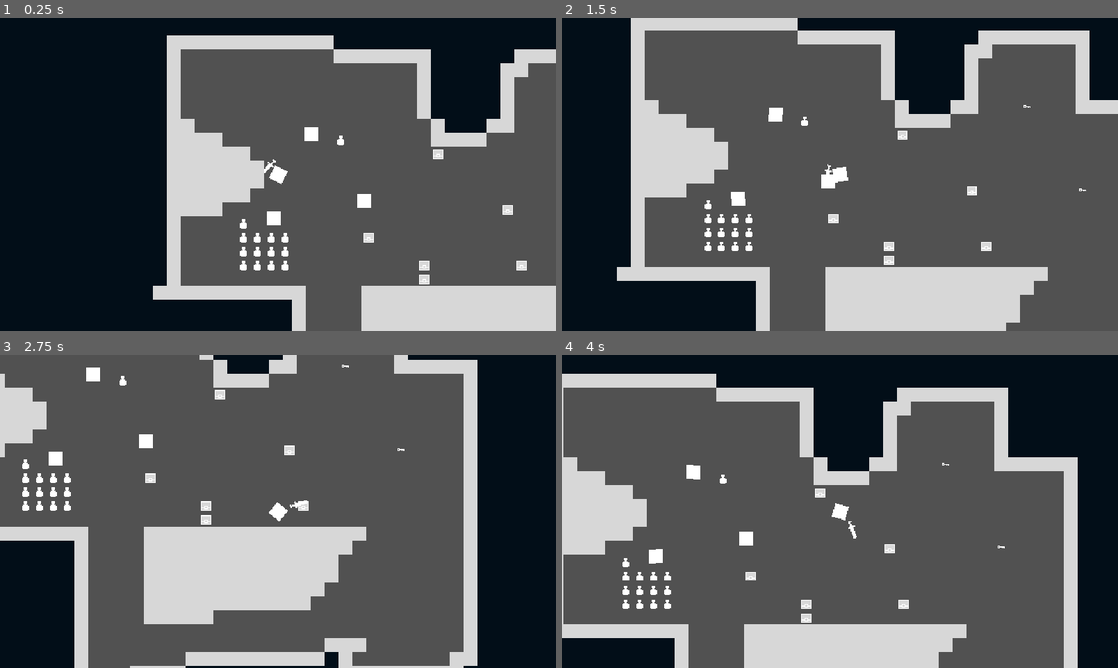
Above: before the commit, frames 1-4 (two rows, left to right).
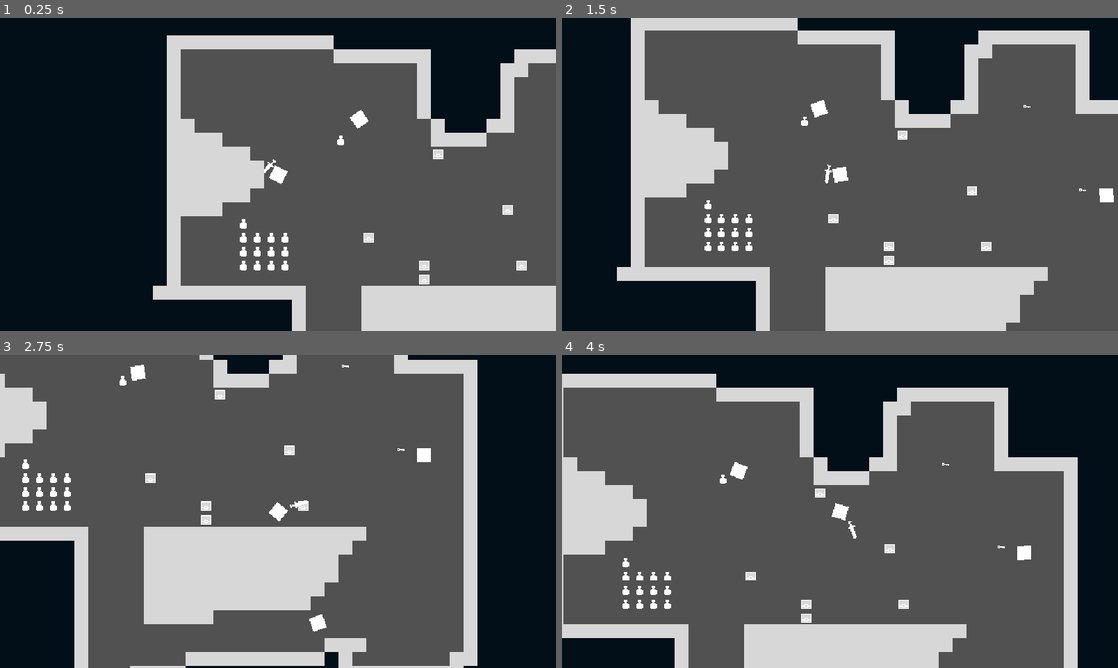
Above: after the commit, the same moments.

Repository: zMenta/Cubesh
Game: Godot game, scene res://main/main.tscn
Two runs of this game, one before a commit and one after it. Both use one fixed random seed, a clock stepped at 60 frames per second and the inputs below.
Inputs (mouse positions are in pixels of both pictures, inside the frame that each line leads up to):
- Up to frame 1 (0.25 s): no input
- Up to frame 2 (1.5 s): move the mouse to (962, 158) at 0.52 s; hold D (right) 0.53-1.28 s; click (962, 158) at 0.6 s; move the mouse to (728, 190) at 1.27 s; hold S (down) from 1.28 s (still down); click (728, 190) at 1.35 s
- Up to frame 3 (2.75 s): move the mouse to (333, 442) at 2.02 s; release S (down) at 2.03 s; hold D (right) from 2.03 s (still down); tap Space (dodge) at 2.1 s; click (333, 442) at 2.3 s
- Up to frame 4 (4 s): move the mouse to (812, 574) at 2.77 s; release D (right) at 2.78 s; hold W (up) 2.78-3.53 s; click (812, 574) at 2.85 s; move the mouse to (1006, 558) at 3.52 s; hold A (left) from 3.53 s (still down); click (1006, 558) at 3.6 s

The runs differ from the first frame. In frame 1, 0.4% of the frame differs, in the area x 48-67%, y 29-67%; in frame 2, 0.5%; in frame 3, 0.7%, in the area x 8-78%, y 3-89%; in frame 4, 0.6%.

Commit message:
basic slime movement and attack pattern

Diff:
--- a/common/blood/blood.tscn
+++ b/common/blood/blood.tscn
@@ -10,5 +10,5 @@
 texture_filter = 1
 texture = ExtResource("1_db00g")
 region_enabled = true
-region_rect = Rect2(16, 64, 16, 16)
+region_rect = Rect2(64, 64, 16, 16)
 script = ExtResource("2_nkase")
--- a/enemies/enemy.gd
+++ b/enemies/enemy.gd
@@ -1,10 +1,25 @@
 extends CharacterBody2D
 
-var blood: PackedScene
+@onready var blood: PackedScene = preload("res://common/blood/blood.tscn")
 
+var target : Node2D
 
-func _ready() -> void:
-	blood = preload("res://common/blood/blood.tscn")
+const SPEED = 10
+const ACCELERATION = 2
+const FRICTION = 10
+const DASH_SPEED = 230
+
+func _physics_process(_delta: float) -> void:
+	if target == null:
+		velocity.x = move_toward(velocity.x, 0, FRICTION)
+		velocity.y = move_toward(velocity.y, 0, FRICTION)
+		return
+
+	look_at(target.global_position)
+	var direction = global_position.direction_to(target.global_position)
+	velocity.x = move_toward(velocity.x, direction.x * SPEED, ACCELERATION)
+	velocity.y = move_toward(velocity.y, direction.y * SPEED, ACCELERATION)
+	move_and_slide()
 
 
 func _on_component_health_died() -> void:
@@ -16,3 +31,28 @@
 	new_blood.global_position = global_position
 	new_blood.rotation = rotation + deg_to_rad(randf_range(-40, 40))
 	Gamestate.add_node_to_world.emit(new_blood)
+
+
+func _dash() -> void:
+	if target == null:
+		return
+
+	var direction = global_position.direction_to(target.global_position)
+	velocity.x = move_toward(velocity.x, direction.x * DASH_SPEED, DASH_SPEED)
+	velocity.y = move_toward(velocity.y, direction.y * DASH_SPEED, DASH_SPEED)
+
+
+func _on_detection_zone_body_entered(body:Node2D) -> void:
+	target = body
+	$AttackCooldown.start()
+
+
+func _on_detection_zone_body_exited(body: Node2D) -> void:
+	if target == body:
+		target = null
+
+
+func _on_attack_cooldown_timeout() -> void:
+	$AnimationPlayer.play("attack")
+	if target != null:
+		$AttackCooldown.start()
--- a/enemies/slime.tscn
+++ b/enemies/slime.tscn
@@ -7,9 +7,63 @@
 [sub_resource type="CircleShape2D" id="CircleShape2D_g08wa"]
 radius = 8.0
 
+[sub_resource type="CircleShape2D" id="CircleShape2D_615ad"]
+radius = 140.0
+
+[sub_resource type="Animation" id="Animation_n501y"]
+resource_name = "attack"
+length = 1.2
+tracks/0/type = "value"
+tracks/0/imported = false
+tracks/0/enabled = true
+tracks/0/path = NodePath(".:scale")
+tracks/0/interp = 2
+tracks/0/loop_wrap = true
+tracks/0/keys = {
+"times": PackedFloat32Array(0, 0.3, 0.6, 0.9, 1.1),
+"transitions": PackedFloat32Array(1, 1, 1, 1, 1),
+"update": 0,
+"values": [Vector2(1, 1), Vector2(0.8, 0.8), Vector2(1.1, 1.1), Vector2(0.8, 0.8), Vector2(1, 1)]
+}
+tracks/1/type = "method"
+tracks/1/imported = false
+tracks/1/enabled = true
+tracks/1/path = NodePath(".")
+tracks/1/interp = 1
+tracks/1/loop_wrap = true
+tracks/1/keys = {
+"times": PackedFloat32Array(1.2),
+"transitions": PackedFloat32Array(1),
+"values": [{
+"args": [],
+"method": &"_dash"
+}]
+}
+
+[sub_resource type="Animation" id="Animation_vooj4"]
+length = 0.001
+tracks/0/type = "value"
+tracks/0/imported = false
+tracks/0/enabled = true
+tracks/0/path = NodePath(".:scale")
+tracks/0/interp = 1
+tracks/0/loop_wrap = true
+tracks/0/keys = {
+"times": PackedFloat32Array(0),
+"transitions": PackedFloat32Array(1),
+"update": 0,
+"values": [Vector2(1, 1)]
+}
+
+[sub_resource type="AnimationLibrary" id="AnimationLibrary_y5rrh"]
+_data = {
+"RESET": SubResource("Animation_vooj4"),
+"attack": SubResource("Animation_n501y")
+}
+
 [node name="Slime" type="CharacterBody2D"]
 collision_layer = 2
-collision_mask = 15
+collision_mask = 14
 script = ExtResource("1_o47hr")
 
 [node name="ComponentHealth" type="Node" parent="."]
@@ -24,5 +78,23 @@
 region_enabled = true
 region_rect = Rect2(0, 0, 16, 16)
 
+[node name="DetectionZone" type="Area2D" parent="."]
+collision_layer = 2
+
+[node name="CollisionShape2D" type="CollisionShape2D" parent="DetectionZone"]
+shape = SubResource("CircleShape2D_615ad")
+
+[node name="AnimationPlayer" type="AnimationPlayer" parent="."]
+libraries = {
+"": SubResource("AnimationLibrary_y5rrh")
+}
+
+[node name="AttackCooldown" type="Timer" parent="."]
+wait_time = 5.0
+one_shot = true
+
 [connection signal="damage_taken" from="ComponentHealth" to="." method="_on_component_health_damage_taken"]
 [connection signal="died" from="ComponentHealth" to="." method="_on_component_health_died"]
+[connection signal="body_entered" from="DetectionZone" to="." method="_on_detection_zone_body_entered"]
+[connection signal="body_exited" from="DetectionZone" to="." method="_on_detection_zone_body_exited"]
+[connection signal="timeout" from="AttackCooldown" to="." method="_on_attack_cooldown_timeout"]
--- a/main/main.tscn
+++ b/main/main.tscn
@@ -16,12 +16,12 @@
 [node name="Camera2D" type="Camera2D" parent="TileMap/Player"]
 
 [node name="Slime" parent="TileMap" instance=ExtResource("3_ejj0t")]
-position = Vector2(99, 30)
+position = Vector2(95, -65)
 
 [node name="Slime2" parent="TileMap" instance=ExtResource("3_ejj0t")]
-position = Vector2(-5, 50)
+position = Vector2(419, 46)
 rotation = 3.12221
 
 [node name="Slime3" parent="TileMap" instance=ExtResource("3_ejj0t")]
-position = Vector2(38, -47)
+position = Vector2(297, 240)
 rotation = 4.73835
--- a/player/player.gd
+++ b/player/player.gd
@@ -36,7 +36,6 @@
 	velocity.y = move_toward(velocity.y, direction.y * DASH_SPEED, DASH_SPEED)
 
 
-
 func _enable_weapon_collision() -> void:
 	if not current_weapon is Weapon:
 		return
Not shown: 1 places in enemies/slime.tscn that only renumber resources
